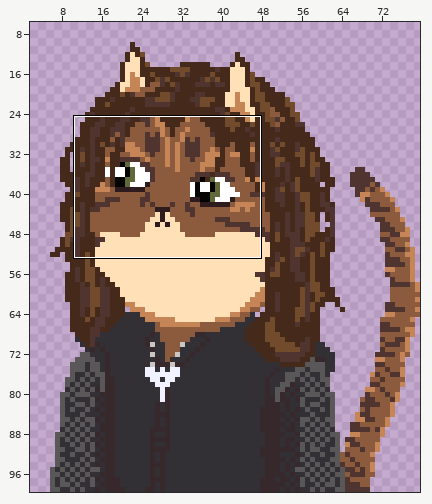
Pixel-art file, stored at Assets/Art/Characters/AS_Aragorn.aseprite. Above, an overview of the earlier version with the close-up marked.
Close-up. First the earlier version:
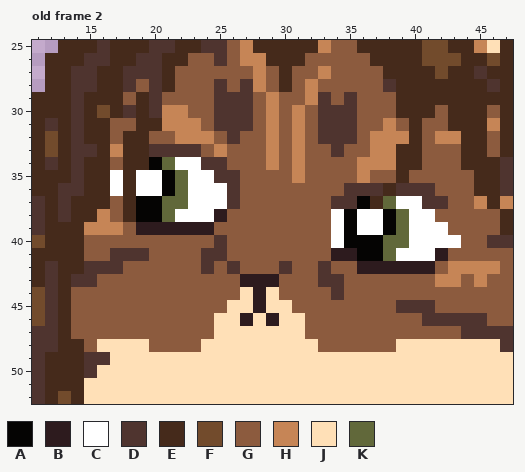
80x100 pixels, 2 frames. Colours within 5 levels of each other are drawn and written as one. Shown: old frame 2: x 11..47, y 25..52. The wide view leaves out empty margins. The commit also changed other frames or places, which this record leaves out.
Visible layers, top first: "Ears", "Hair", "Face", "Stripes", "Head", "Star", "Coat", "Body", "Tail".
Palette (. is transparent): A #050403  B #2d1b1e  C #ffffff  D #4f342f  E #452a1b  F #724b2c  G #8c5b3e  H #c68556  J #ffe0b7  K #61683a
Pixels before, old frame 2, first column x 11:
25 ..EEEDEEEDDEEDDGHEEEEEHGGEEEEEFFEEHJE
26 .EEEDDEEDDEEGGDGHHEEEGGGGGEEEEFFFEEFE
27 .EEDDEEDDDEGGGGGGHGEGGHGGGGEEEEFEEDEE
28 .EEDDEEDGDEGGGDGDHGEGHGGGGGDEEEEEEEDE
29 EEEDEEEGEDGGGGDDDGHGGHDGDGGGEEEEEEEEE
30 EEEDEFEDEDHHGGDDDGHGHGDDDGGGEEEGEEEGE
31 EDEDEEGGEEHHHGDDDGHGHGDDDGGHGEGGEEEHE
32 EFEDEEGEEGGHHHGDGGHGHGDDDGHHHEGHHEEGE
33 EFEDDEHEEDDDDGHGGGHGHGGDGGHHEEGGGEEGE
34 EDEDEEGEEAKCCDDGGGHGHGGGGHHHEEGGGEEED
35 EEEDEECECCAKCCDDGGGGHGGGGHGGEGGGGGEED
36 EEDDEECECCAKCCCDGGGGGGGGDDDEDDDGGGEED
37 DEDEEEGEAAKKCCCDGGGGGGGDDAEKCCDDGGHEH
38 DEDEEHGEAAKCCCBGGGGGGGGCACCAKCCGGGGGE
39 DEEEHHHGBBBBBBGGGGGGGGGCACCAKCCCGGGGE
40 FEEEGGGGGGGGGGDGGGGGGGGCAAAKKCCCCGGDD
41 EEEEGGDDDGGGGDDGGGGGGGGBBAAKCCCBGGGGG
42 EDEEDDDGGGGGGDGDGGGDGGDGGBBBBBBGHHHHG
43 EDEDDGGGGGGGGGGGBBBGGGDDGGGGGGGHHGHGG
44 FDEGGGGGGGGGGGGGJBJGGGGDGGGGGGGGGGGGG
45 FDEGGGGGGGGGGGGJJBJJGGGGGGGGDDDGGGGGG
46 FDEGGGGGGGGGGGJJBJBJJGGGGGGGGGDDDDDGG
47 DDEGGGGGGGGGGGJJJJJJJGGGGGGGGGGGGDDDD
48 DDEEGJJJJGGGGJJJJJJJJJGGGGGGJJJJJJJJD
49 DEEEDDJJJJJJJJJJJJJJJJJJJJJJJJJJJJJJJ
50 DEEEDJJJJJJJJJJJJJJJJJJJJJJJJJJJJJJJJ
51 DEEEJJJJJJJJJJJJJJJJJJJJJJJJJJJJJJJJJ
52 DEFEJJJJJJJJJJJJJJJJJJJJJJJJJJJJJJJJJ
The same view after the edit:
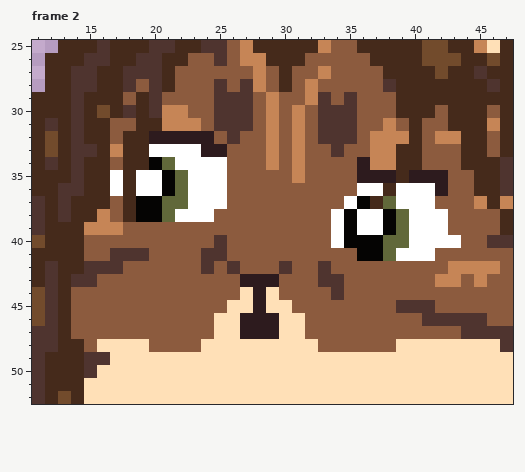
A new or re-ordered frame is compared with the old frame closest to it.
The author wrote: Add emotions to Aragorn and Gandalf
Difference:
frames 2 -> 3
Frame 2 is new; against old frame 2, layers "Face", "Head":
Colour B replaces colour G in row 32 at x 20 to 21; in row 33 at x 24; in row 35 at x 37 to 38 and 40 to 42; in row 36 at x 42.
Colour B replaces colour H in row 32 at x 22 to 24; in row 33 at x 25; in rows 34 to 35 at x 36.
Colour B replaces colour J in row 46 at x 28; in row 47 at x 27 to 29.
Colour C replaces colour D in row 33 at x 20 to 23; in row 34 at x 24 to 25; in row 35 at x 25; in row 36 at x 36 to 37 and 39 to 41; in row 37 at x 35 and 41.
Colour C replaces colour G in row 38 at x 42.
Colour G replaces colour B in row 38 at x 25; in row 39 at x 19 to 24; in row 41 at x 34 to 35 and 42; in row 42 at x 36 to 41.
Colour G replaces colour D in row 35 at x 26; in row 36 at x 26 and 35; in row 37 at x 26, 34 and 42.
